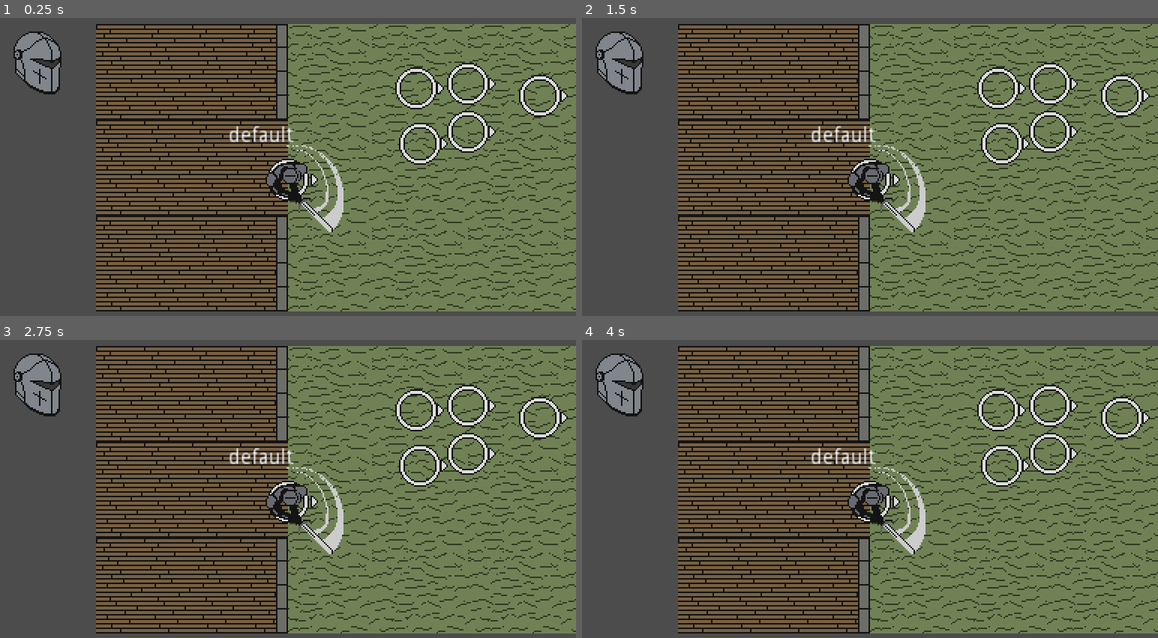
Above: before the commit, frames 1-4 (two rows, left to right).
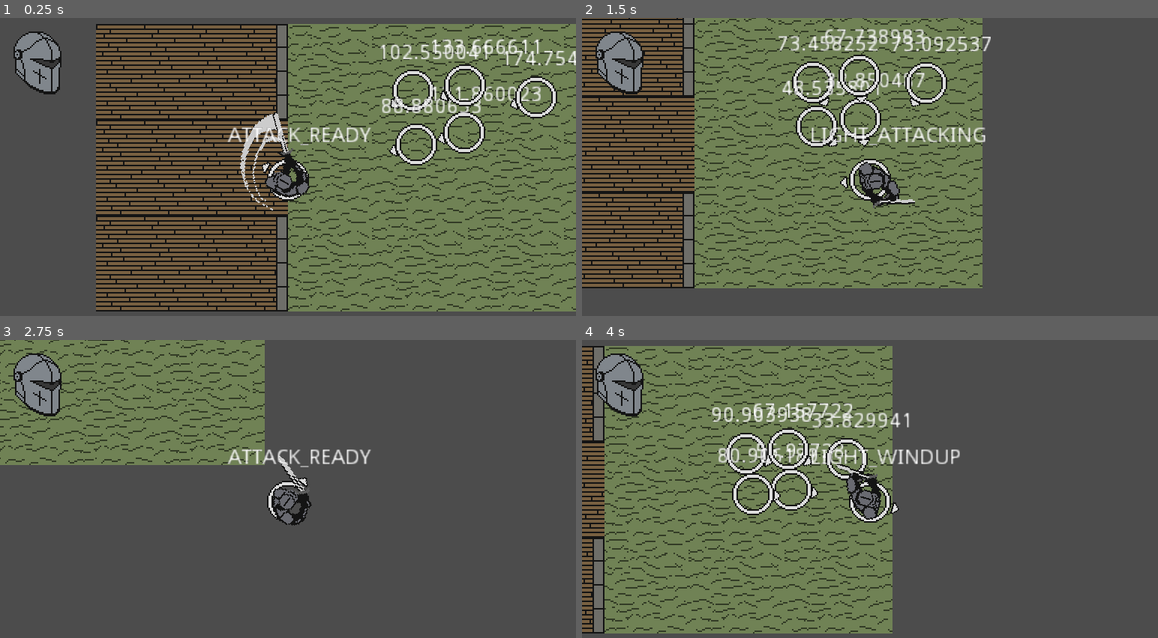
Above: after the commit, the same moments.

Repository: BGuerrero825/Slasher
Game: Godot game, scene res://Base.tscn
The game is run twice, just before and just after one commit, with the same random seed, the same clock (stepped at 60 frames per second) and the same inputs.
Inputs (mouse positions are in pixels of both pictures, inside the frame that each line leads up to):
- Up to frame 1 (0.25 s): no input
- Up to frame 2 (1.5 s): move the mouse to (996, 164) at 0.52 s; hold D (move_right) 0.53-1.28 s; hold Right mouse button (block) 0.53-1.28 s; move the mouse to (754, 196) at 1.27 s; hold S (move_down) from 1.28 s (still down); click (754, 196) at 1.35 s
- Up to frame 3 (2.75 s): right-click (172, 518) at 1.55 s; move the mouse to (345, 429) at 2.02 s; release S (move_down) at 2.03 s; hold D (move_right) from 2.03 s (still down); hold Right mouse button (block) from 2.03 s (still down)
- Up to frame 4 (4 s): move the mouse to (841, 566) at 2.77 s; release D (move_right) at 2.78 s; release Right mouse button (block) at 2.78 s; hold Up (move_up) 2.78-3.53 s; right-click (841, 566) at 2.85 s; move the mouse to (1042, 551) at 3.52 s; press the mouse at (1042, 551) at 3.53 s; hold A (move_left) from 3.53 s (still down); right-click (1042, 551) at 3.8 s

The runs differ from the first frame. In frame 1, 6.2% of the frame differs, in the area x 39-100%, y 7-72%; in frame 2, 82%; in frame 3, 86%; in frame 4, 91%, in the area x 0-100%, y 2-99%.
Error before the commit: Parse Error: The identifier "walking" isn't declared in the current scope. (res://code/player.gd:36)

Commit message:
fixed temp block anim

Diff:
--- a/code/player.gd
+++ b/code/player.gd
@@ -33,9 +33,10 @@
 func _process(delta):
 	if Input.is_action_pressed("block"):
 		animation.play("Block")
-		walking = true
+		# walking = true
 	elif Input.is_action_just_released("block"):
-		walking = false
+		animation.play("Idle")
+		# walking = false
 
 	# COMBAT CODE
 	match attack_state:
